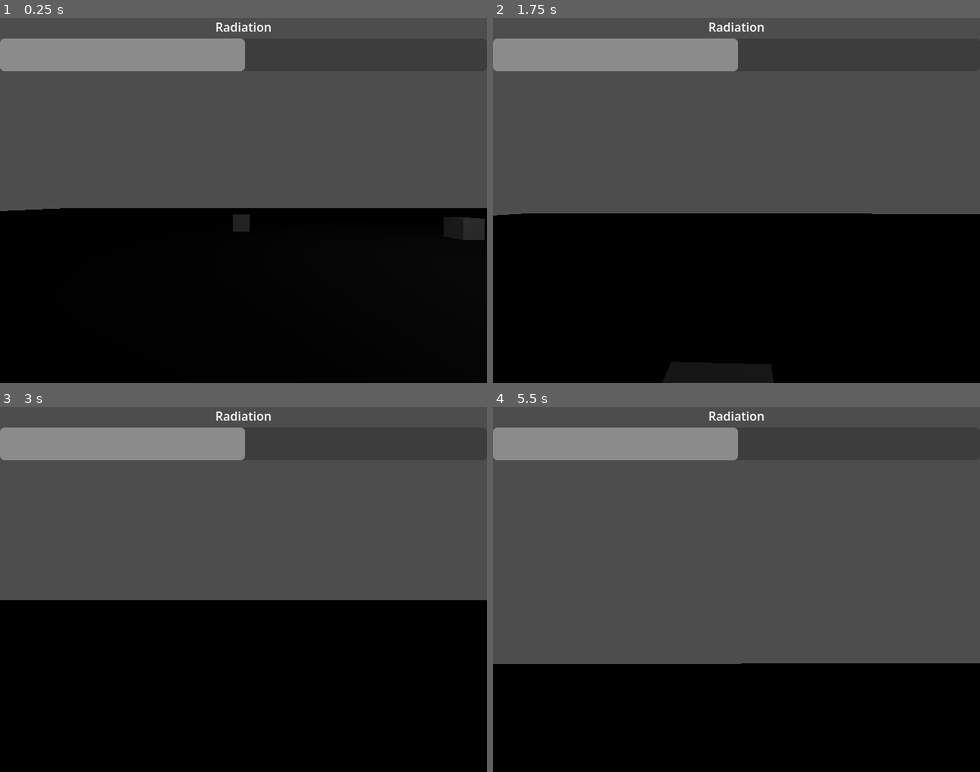
Above: before the commit, frames 1-4 (two rows, left to right).
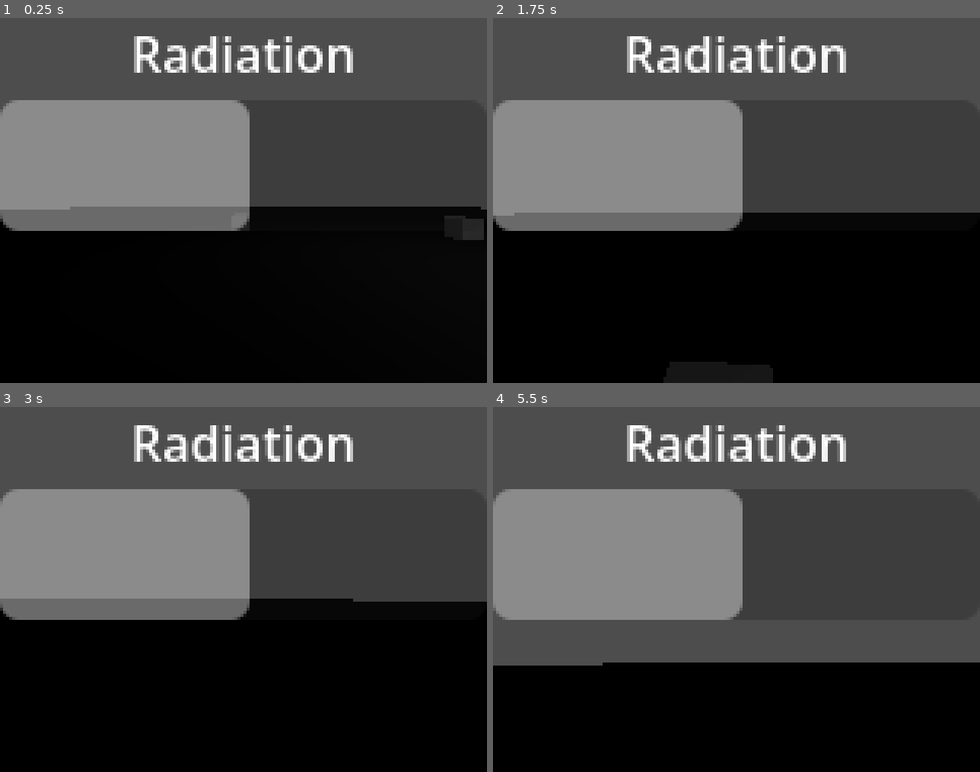
Above: after the commit, the same moments.

Repository: feargrinn/spacejam2026
Game: Godot game, scene res://scenes/test_scene.tscn
The game is run twice, just before and just after one commit, with the same random seed, the same clock (stepped at 60 frames per second) and the same inputs. This scene is started directly instead of the project's main scene.
Inputs (mouse positions are in pixels of both pictures, inside the frame that each line leads up to):
- Up to frame 1 (0.25 s): no input
- Up to frame 2 (1.75 s): move the mouse to (760, 200) at 0.52 s; hold W (move_forward) from 0.53 s (still down); tap E (interact) at 0.6, 1.35 s; tap Space (jump) at 0.77, 1.52 s; move the mouse to (712, 200) at 1.27 s
- Up to frame 3 (3 s): keep holding W (move_forward); move the mouse to (253, 582) at 2.02 s; tap E (interact) at 2.1, 2.85 s; move the mouse to (238, 596) at 2.77 s
- Up to frame 4 (5.5 s): keep holding W (move_forward); tap Space (jump) at 3.02, 3.77, 4.52 s; tap Enter at 3.5 s; move the mouse to (775, 593) at 3.52 s; tap E (interact) at 3.6, 4.35, 5.1 s; move the mouse to (697, 585) at 4.27 s; move the mouse to (741, 589) at 5.02 s

The runs differ from the first frame. In frame 1, 24% of the frame differs, in the area x 0-100%, y 1-61%; in frame 2, 24%; in frame 3, 24%; in frame 4, 24%, in the area x 0-100%, y 1-71%.
Error before the commit: Invalid call. Nonexistent function 'get_data' in base 'CharacterBody3D (Player)'. (res://scripts/radiation_counter.gd:8)

Commit message:
test scene subviewport stretch_shrink=4 and imports

Diff:
--- a/scenes/test_scene.tscn
+++ b/scenes/test_scene.tscn
@@ -1,9 +1,10 @@
 [gd_scene format=3 uid="uid://cybd540f5p1xy"]
 
 [ext_resource type="Script" uid="uid://bqj2wml3ocxdc" path="res://scripts/test_scene.gd" id="1_nd71p"]
+[ext_resource type="Script" uid="uid://cr3ybk4inoxs8" path="res://scripts/sub_viewport_container.gd" id="1_qjeyg"]
 [ext_resource type="PackedScene" uid="uid://bu547b6icqehh" path="res://scenes/possibly_radioactive_object.tscn" id="1_uhqqe"]
 [ext_resource type="PackedScene" uid="uid://cdk6hwb4hi2wc" path="res://player/player.tscn" id="2_j8ivh"]
-[ext_resource type="PackedScene" path="res://scenes/radiation_counter.tscn" id="4_7ddre"]
+[ext_resource type="PackedScene" uid="uid://cvtfjonxbxjy2" path="res://scenes/radiation_counter.tscn" id="4_7ddre"]
 
 [sub_resource type="WorldBoundaryShape3D" id="WorldBoundaryShape3D_6adnx"]
 
@@ -14,34 +15,55 @@
 material = SubResource("StandardMaterial3D_uhqqe")
 size = Vector2(100, 100)
 
-[node name="TestScene" type="Node3D" unique_id=777740144]
+[node name="Main" type="Node" unique_id=457065144]
+
+[node name="SubViewportContainer" type="SubViewportContainer" parent="." unique_id=1376881548]
+texture_filter = 1
+anchors_preset = 15
+anchor_right = 1.0
+anchor_bottom = 1.0
+grow_horizontal = 2
+grow_vertical = 2
+mouse_filter = 2
+stretch = true
+stretch_shrink = 4
+script = ExtResource("1_qjeyg")
+metadata/_edit_use_anchors_ = true
+
+[node name="SubViewport" type="SubViewport" parent="SubViewportContainer" unique_id=2046322874]
+handle_input_locally = false
+physics_object_picking = true
+size = Vector2i(160, 120)
+render_target_update_mode = 4
+
+[node name="TestScene" type="Node3D" parent="SubViewportContainer/SubViewport" unique_id=777740144]
 script = ExtResource("1_nd71p")
 
-[node name="StaticBody3D" type="StaticBody3D" parent="." unique_id=1249241266]
+[node name="StaticBody3D" type="StaticBody3D" parent="SubViewportContainer/SubViewport/TestScene" unique_id=1249241266]
 
-[node name="CollisionShape3D" type="CollisionShape3D" parent="StaticBody3D" unique_id=1235153817]
+[node name="CollisionShape3D" type="CollisionShape3D" parent="SubViewportContainer/SubViewport/TestScene/StaticBody3D" unique_id=1235153817]
 shape = SubResource("WorldBoundaryShape3D_6adnx")
 
-[node name="MeshInstance3D" type="MeshInstance3D" parent="StaticBody3D" unique_id=1885351801]
+[node name="MeshInstance3D" type="MeshInstance3D" parent="SubViewportContainer/SubViewport/TestScene/StaticBody3D" unique_id=1885351801]
 mesh = SubResource("PlaneMesh_ia1lp")
 
-[node name="PossiblyRadioactiveObject" parent="." unique_id=1969775759 instance=ExtResource("1_uhqqe")]
+[node name="PossiblyRadioactiveObject" parent="SubViewportContainer/SubViewport/TestScene" unique_id=1969775759 instance=ExtResource("1_uhqqe")]
 transform = Transform3D(1, 0, 0, 0, 1, 0, 0, 0, 1, 5.938567, 0, 2.4931583)
 
-[node name="PossiblyRadioactiveObject2" parent="." unique_id=2068963548 instance=ExtResource("1_uhqqe")]
+[node name="PossiblyRadioactiveObject2" parent="SubViewportContainer/SubViewport/TestScene" unique_id=2068963548 instance=ExtResource("1_uhqqe")]
 transform = Transform3D(1, 0, 0, 0, 1, 0, 0, 0, 1, 3.1669717, 0, -6.580105)
 
-[node name="PossiblyRadioactiveObject3" parent="." unique_id=750198486 instance=ExtResource("1_uhqqe")]
+[node name="PossiblyRadioactiveObject3" parent="SubViewportContainer/SubViewport/TestScene" unique_id=750198486 instance=ExtResource("1_uhqqe")]
 transform = Transform3D(1, 0, 0, 0, 1, 0, 0, 0, 1, -7.7051773, 0, -9.200668)
 
-[node name="Player" parent="." unique_id=81183360 instance=ExtResource("2_j8ivh")]
+[node name="Player" parent="SubViewportContainer/SubViewport/TestScene" unique_id=81183360 instance=ExtResource("2_j8ivh")]
 transform = Transform3D(1, 0, 0, 0, 1, 0, 0, 0, 1, -7.570595, 0.47477365, 4.0453396)
 
-[node name="OmniLight3D" type="OmniLight3D" parent="." unique_id=495226296]
+[node name="OmniLight3D" type="OmniLight3D" parent="SubViewportContainer/SubViewport/TestScene" unique_id=495226296]
 transform = Transform3D(1, 0, 0, 0, 1, 0, 0, 0, 1, 0, 6, 0)
 omni_range = 100.0
 
-[node name="PanelContainer" type="PanelContainer" parent="." unique_id=891503130]
+[node name="PanelContainer" type="PanelContainer" parent="SubViewportContainer/SubViewport/TestScene" unique_id=891503130]
 visible = false
 anchors_preset = 8
 anchor_left = 0.5
@@ -55,12 +77,12 @@
 grow_horizontal = 2
 grow_vertical = 2
 
-[node name="Label" type="Label" parent="PanelContainer" unique_id=350499493]
+[node name="Label" type="Label" parent="SubViewportContainer/SubViewport/TestScene/PanelContainer" unique_id=350499493]
 layout_mode = 2
 size_flags_horizontal = 4
 text = "You win! Yay!"
 
-[node name="RadiationCounter" parent="." unique_id=484867935 instance=ExtResource("4_7ddre")]
+[node name="RadiationCounter" parent="SubViewportContainer/SubViewport/TestScene" unique_id=484867935 instance=ExtResource("4_7ddre")]
 anchors_preset = 10
 anchor_left = 0.0
 anchor_right = 1.0
--- a/scripts/radiation_counter.gd
+++ b/scripts/radiation_counter.gd
@@ -4,5 +4,5 @@
 var player_data: PlayerData
 
 
-func _ready() -> void:
-	player_data = Player.instance.get_data()
+#func _ready() -> void:
+	#player_data = Player.instance.get_data()
--- a/scripts/sub_viewport_container.gd
+++ b/scripts/sub_viewport_container.gd
@@ -1,9 +1,10 @@
 extends SubViewportContainer
 
-@onready var player: Player = $SubViewport/World/Player
+var player: Player
 
 func _ready():
 	set_process_unhandled_input(true)
+	player = Player.instance
 
 func _input(event):
 	# fix by ArdaE https://github.com/godotengine/godot/issues/17326#issuecomment-431186323
Not shown, added: assets/cat.png.import
Not shown, added: assets/cat_meow_cute1.mp3.import
Not shown, added: assets/cat_meow_cute2.mp3.import
Not shown, added: assets/cat_meow_defeat.mp3.import
Not shown, added: assets/cat_walking.png.import
Not shown, added: assets/laptop_patryka.ogg.import
Not shown, added: assets/pyk_patryka.ogg.import
